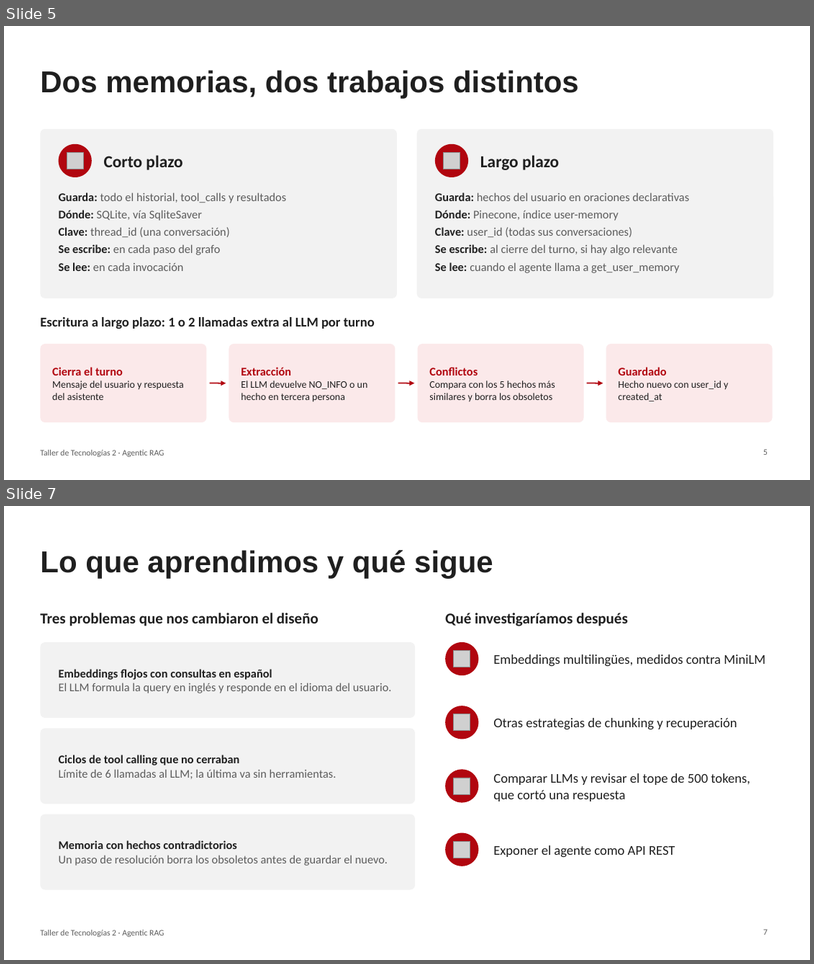
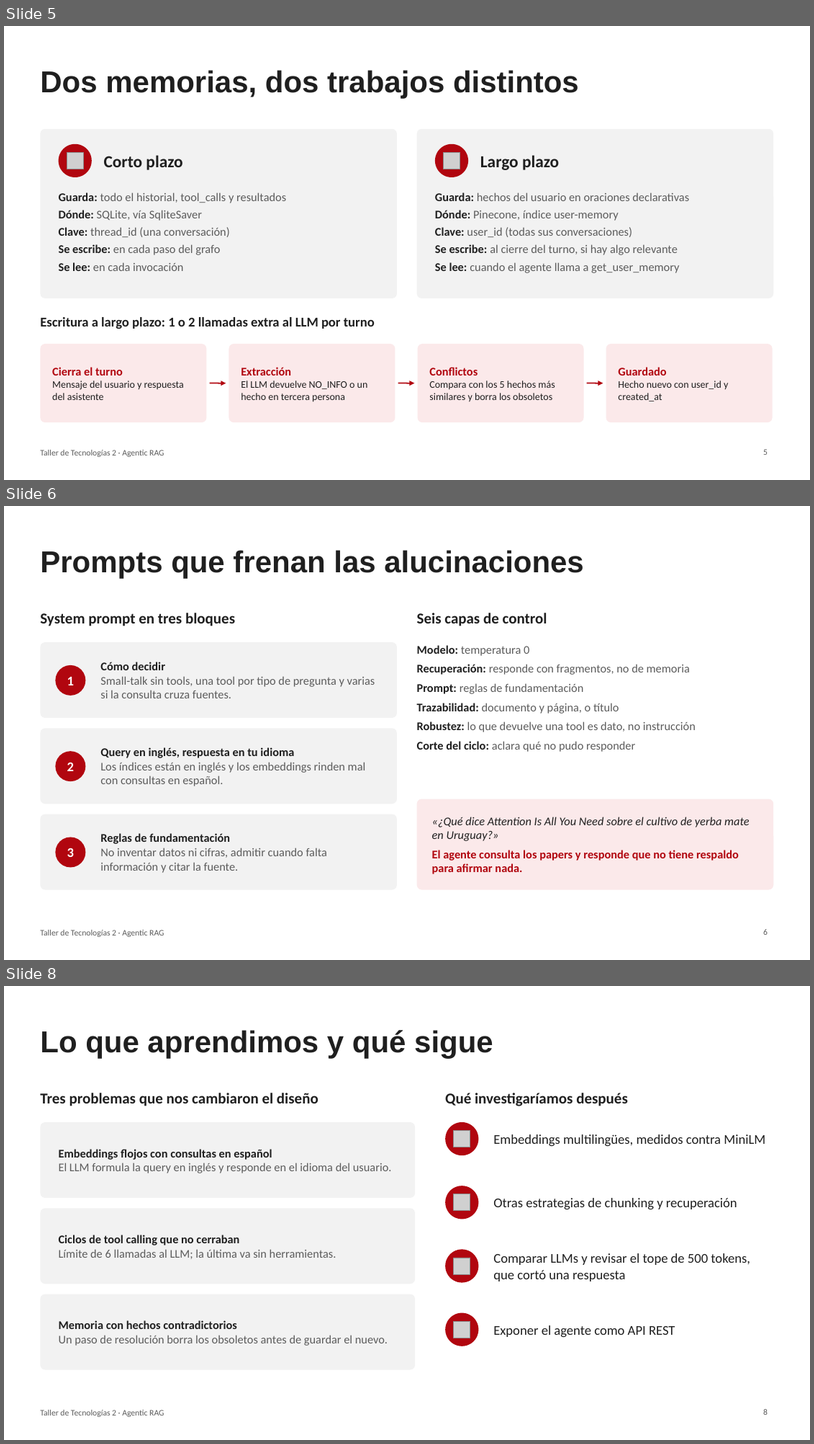
Before and after one commit to ScheckGuillermo/tt2-agentic-rag, a slide deck: Defensa_TT2_Agentic_RAG.pptx. Shown one above the other, each under a label of ours: slides 5 and 7 before the commit, slides 5, 6 and 8 after it; the slides between them are not shown. The pictures are 814x964 and 814x1444 pixels, drawn with LibreOffice and Linux fonts; fonts in the diff are those of the drawing; grey boxes stand for pictures. Boxes give left, top, right and bottom in pixels: in the first picture for what was removed or moved away, otherwise in the second. Text is boxed around its words. In the diff, an @@ line names an element or a change of style, - is before the commit and + after.

```diff
--- a/Defensa_TT2_Agentic_RAG.pptx
+++ b/Defensa_TT2_Agentic_RAG.pptx
@@ slide 6 added at (4,506,810,960), background #FFFFFF; not listed: 1 template element that a slide beside it also shows @@
@@ title added at (40,550,584,578), 36 pt, text #1F1F1F, bold @@
+Prompts que frenan las alucinaciones
@@ text added at (40,613,235,626), 18 pt, text #1F1F1F, bold @@
+System prompt en tres bloques
@@ text added at (417,613,548,626), 18 pt, text #1F1F1F, bold @@
+Seis capas de control
@@ rounded rectangle added at (40,642,397,718), fill #F2F2F2 @@
@@ text added at (417,645,696,752), 14 pt, text #5C5C5C @@
+• Modelo: temperatura 0
+• Recuperación: responde con fragmentos, no de memoria
+• Prompt: reglas de fundamentación
+• Trazabilidad: documento y página, o título
+• Robustez: lo que devuelve una tool es dato, no instrucción
+• Corte del ciclo: aclara qué no pudo responder
@@ ellipse added at (55,665,85,695), fill #B1060F @@
@@ text added at (67,677,74,685), 16 pt, text #FFFFFF, bold @@
+1
@@ text added at (100,662,376,698), 14 pt, text #5C5C5C @@
+Cómo decidir
+Small-talk sin tools, una tool por tipo de pregunta y varias si la consulta cruza fuentes.
@@ rounded rectangle added at (40,728,397,803), fill #F2F2F2 @@
@@ ellipse added at (55,751,85,781), fill #B1060F @@
@@ text added at (67,762,74,771), 16 pt, text #FFFFFF, bold @@
+2
@@ text added at (100,747,366,786), 14 pt, text #5C5C5C @@
+Query en inglés, respuesta en tu idioma
+Los índices están en inglés y los embeddings rinden mal con consultas en español.
@@ rounded rectangle added at (417,799,774,890), fill #FBE9EA @@
@@ rounded rectangle added at (40,814,397,890), fill #F2F2F2 @@
@@ text added at (432,816,749,874), 14 pt, text #B1060F, bold @@
+«¿Qué dice Attention Is All You Need sobre el cultivo de yerba mate en Uruguay?»
+El agente consulta los papers y responde que no tiene respaldo para afirmar nada.
@@ ellipse added at (55,837,85,867), fill #B1060F @@
@@ text added at (67,847,74,857), 16 pt, text #FFFFFF, bold @@
+3
@@ text added at (100,833,327,872), 14 pt, text #5C5C5C @@
+Reglas de fundamentación
+No inventar datos ni cifras, admitir cuando falta información y citar la fuente.
@@ page number added at (764,929,768,934), 10 pt, text #5C5C5C @@
+6
@@ what was slide 7 is now slide 8 @@
@@ page number at (764,1409,768,1414): text changed @@
-7
+8
```
Also in this commit, not shown: 1 other slide added, 1 slide removed, 1 other file.
